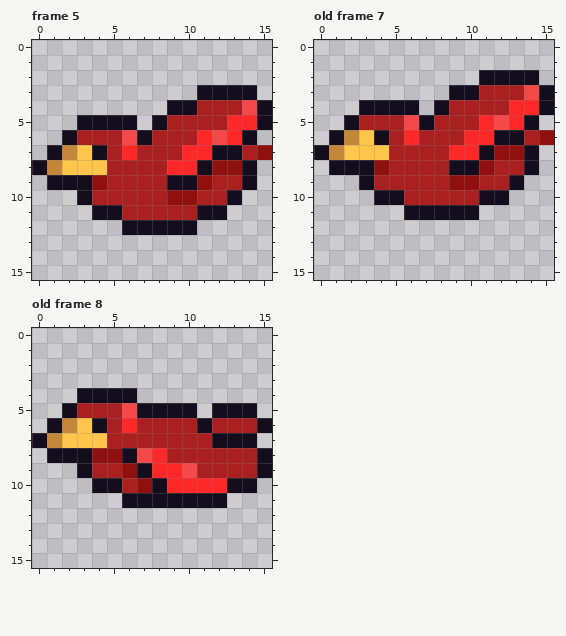
File history of a animated GIF sprite, src/images/birds/cardinal/flying.gif. Above: the version before the commit.
The file is 16x16 pixels, 9 frames. Shown: frame 5, old frame 7, old frame 8. The commit also changed other frames, which this record leaves out.
The result:
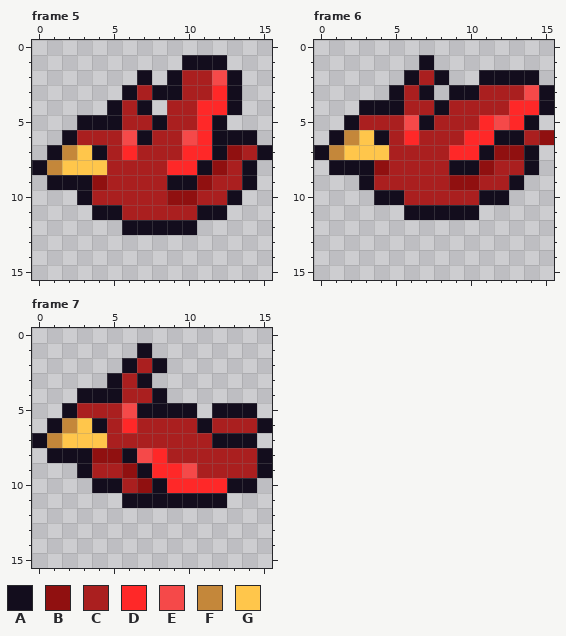
Palette (. is transparent): A #130d1d  B #901010  C #aa1f1f  D #ff2828  E #f54949  F #c4873a  G #ffc64b
A new or re-ordered frame is compared with the old frame closest to it.
The exact change:
frames re-ordered
Frame 5:
y 1: x 10..12 ... -> AAA
y 2: x 7 . -> A; x 9..13 ..... -> ACCEA
y 3: x 6..12 .....AA -> ACAACCD; x 14 A -> .
y 4: x 5..7 ... -> ACA; x 9..15 AACCCEA -> CCDDA..
y 5: x 6..7 A. -> CC; x 11..15 CCDDA -> DA...
y 6: x 10 C -> E; x 12..13 ED -> AA
y 7: x 13 A -> B; x 15 B -> A
y 8: x 13 B -> C
Frame 6 against old frame 7:
y 1: x 7 . -> A
y 2: x 6..8 ... -> ACA
y 3: x 5..7 ... -> ACA
y 4: x 6..7 A. -> CC
Frame 7 against old frame 8:
y 1: x 7 . -> A
y 2: x 6..8 ... -> ACA
y 3: x 5..7 ... -> ACA
y 4: x 6..8 A.. -> CCA
Where, in picture pixels (left, top, right, bottom), the same in both pictures:
changed: (107, 55, 272, 175)
changed: (389, 55, 449, 115)
changed: (107, 343, 167, 403)
